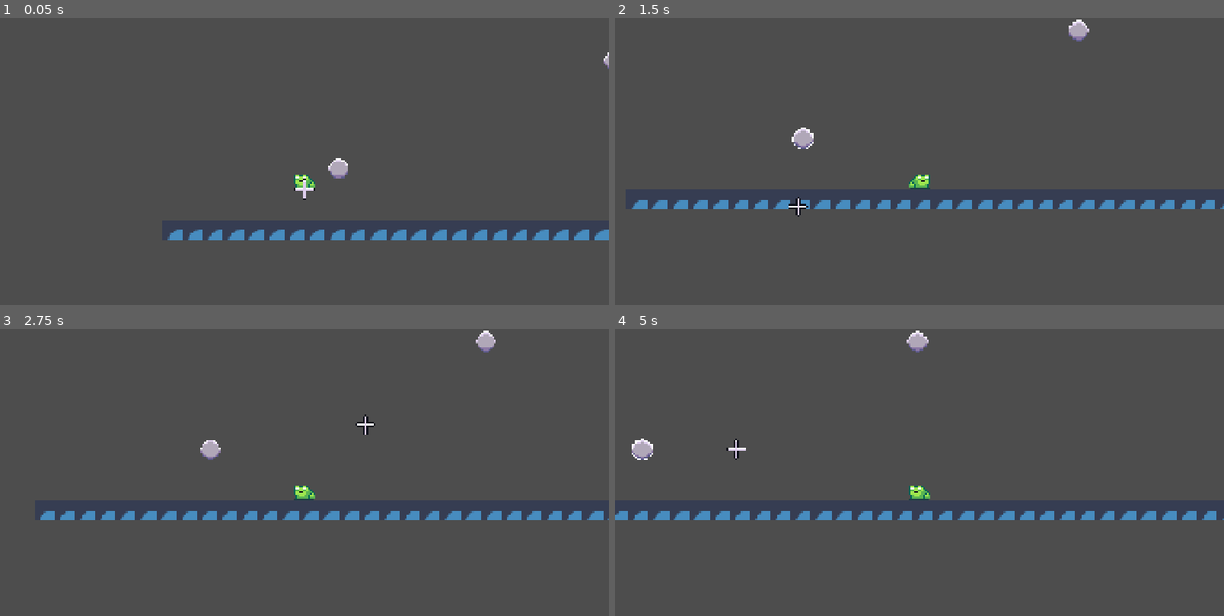
Above: before the commit, frames 1-4 (two rows, left to right).
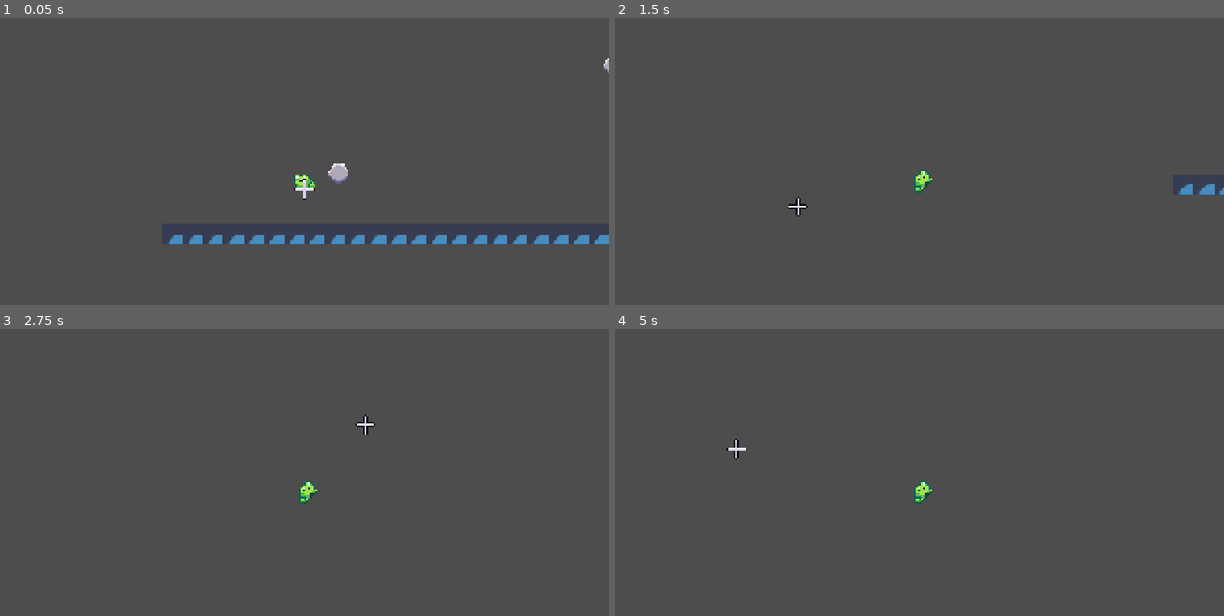
Above: after the commit, the same moments.

Repository: MadAvidCoder/Spin-phibian
Game: Godot game, scene res://scenes/main.tscn
Two runs of this game, one before a commit and one after it. Both use one fixed random seed, a clock stepped at 60 frames per second and the inputs below. The engine's default icon, where the game draws it, is replaced by a stand-in: a white triangle on a blue panel in a dark square.
Inputs (mouse positions are in pixels of both pictures, inside the frame that each line leads up to):
- Up to frame 1 (0.05 s): no input
- Up to frame 2 (1.5 s): tap Enter at 0.5 s; move the mouse to (1053, 172) at 0.52 s; hold D (right) from 0.53 s (still down); click (1053, 172) at 0.6 s; move the mouse to (797, 207) at 1.27 s; click (797, 207) at 1.35 s
- Up to frame 3 (2.75 s): move the mouse to (365, 423) at 2.02 s; release D (right) at 2.03 s; hold A (left) from 2.03 s (still down); click (365, 423) at 2.1 s
- Up to frame 4 (5 s): move the mouse to (889, 570) at 2.77 s; release A (left) at 2.78 s; hold D (right) 2.78-4.28 s; click (889, 570) at 2.85 s; move the mouse to (1102, 552) at 3.52 s; click (1102, 552) at 3.6 s; move the mouse to (736, 449) at 4.27 s; hold A (left) from 4.28 s (still down); click (736, 449) at 4.35 s

The runs differ from the first frame. In frame 1, 1.9% of the frame differs, in the area x 27-100%, y 11-79%; in frame 2, 2.6%, in the area x 2-100%, y 0-67%; in frame 3, 2.4%; in frame 4, 2.6%.

Commit message:
rotation and basic tongue drawing but do replace it later!

Diff:
--- a/src/scenes/frog.tscn
+++ b/src/scenes/frog.tscn
@@ -56,6 +56,8 @@
 
 [node name="Frog" type="CharacterBody2D" unique_id=1809645032 groups=["frog"]]
 script = ExtResource("1_qyo2l")
+angular_speed = 500.0
+gravity = Vector2(0, 900)
 
 [node name="Sprite" type="AnimatedSprite2D" parent="." unique_id=1201950172]
 position = Vector2(0, -8)
--- a/src/scripts/frog.gd
+++ b/src/scripts/frog.gd
@@ -34,7 +34,6 @@
 	if state == States.GROUND or state == States.AIR:
 		if targ_anchor.global_position.distance_to(global_position) <= pull_dist:
 			anchor = targ_anchor
-			print(anchor.global_position)
 			change_state(States.GRAPPLED)
 
 func on_anchor_released():
@@ -57,9 +56,10 @@
 			pass
 
 func process_state(delta: float):
+	queue_redraw()
 	match state:
 		States.AIR:
-			velocity += gravity
+			velocity += gravity * delta
 			if is_on_floor():
 				change_state(States.GROUND)
 
@@ -75,15 +75,28 @@
 				change_state(States.AIR)
 
 		States.GRAPPLED:
+
+
+
 			var offset = anchor.global_position - global_position
 			var dir = offset.normalized()
 
 			var dist = offset.length()
 			var radial_vel = Vector2.ZERO
 			if abs(dist - anchor.orbit_radius) > radial_tolerance:
-				print(dist)
+
 				radial_vel = (offset / sign(dist - anchor.orbit_radius))
 
 			var tang_vel = Vector2(-dir.y, dir.x) * -angular_speed
 
 			velocity = (radial_vel + tang_vel)
+			sprite.rotation = global_position.direction_to(anchor.global_position).angle()
+
+func _draw() -> void:
+	if state == States.GRAPPLED:
+		draw_line(
+			Vector2.ZERO,
+			to_local(anchor.global_position),
+			Color("fa6e79"),
+			2.0
+		)
